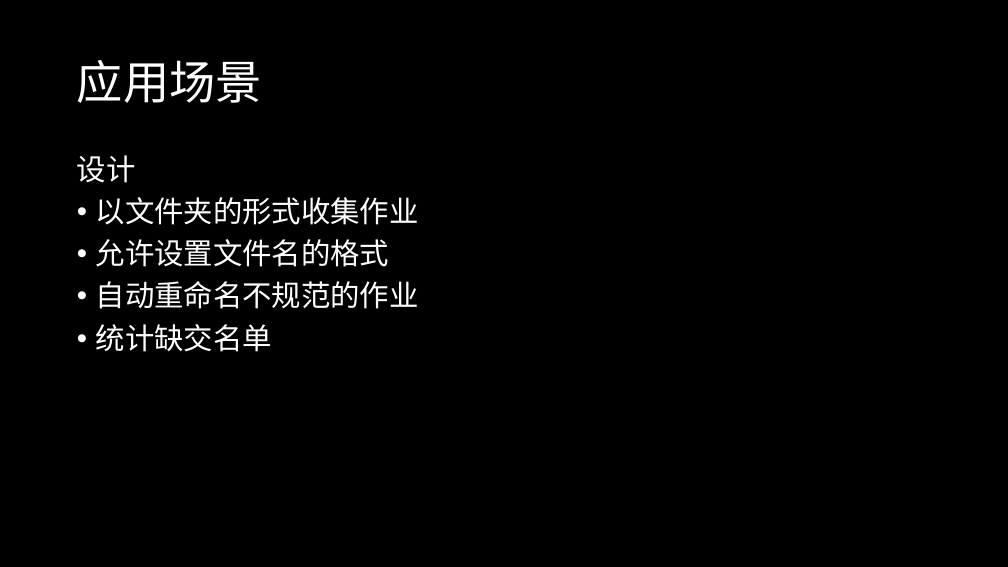
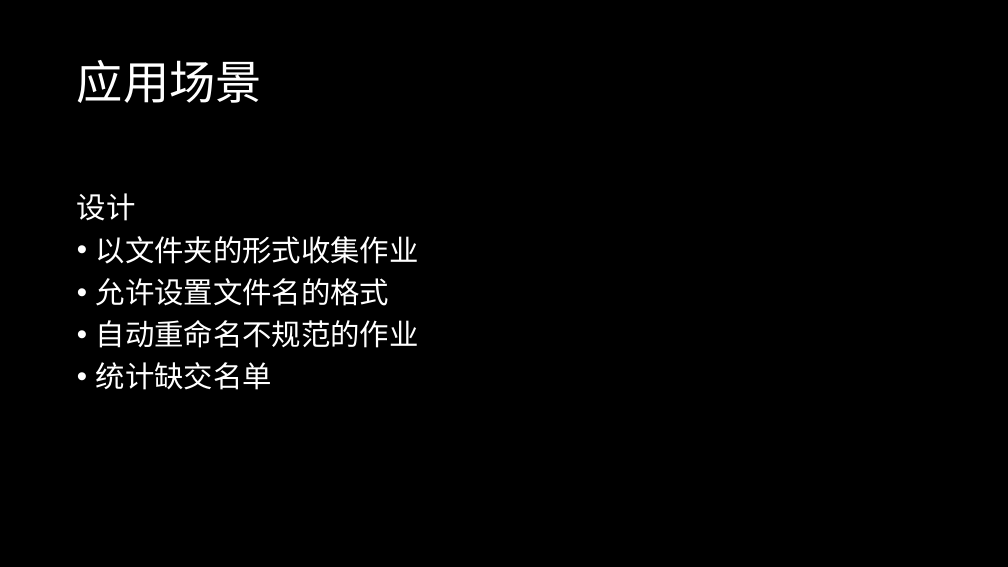
Before and after one commit to mind-dance/students-assignments, a slide deck: slide 3 of 学委作业收集管理系统.pptx. Drawn at 1008x567 pixels with LibreOffice and Linux fonts; fonts in the diff are those of the drawing. Boxes give left, top, right and bottom in pixels: in the first picture for what was removed or moved away, otherwise in the second. Text is boxed around its words. In the diff, an @@ line names an element or a change of style, - is before the commit and + after.

```diff
--- a/学委作业收集管理系统.pptx
+++ b/学委作业收集管理系统.pptx
@@ text "设计" at <box>77,193,419,390</box>: vertical alignment top to middle @@
```
Also in this commit, not shown: 2 other slides changed, 2 slides added, 17 other files.
